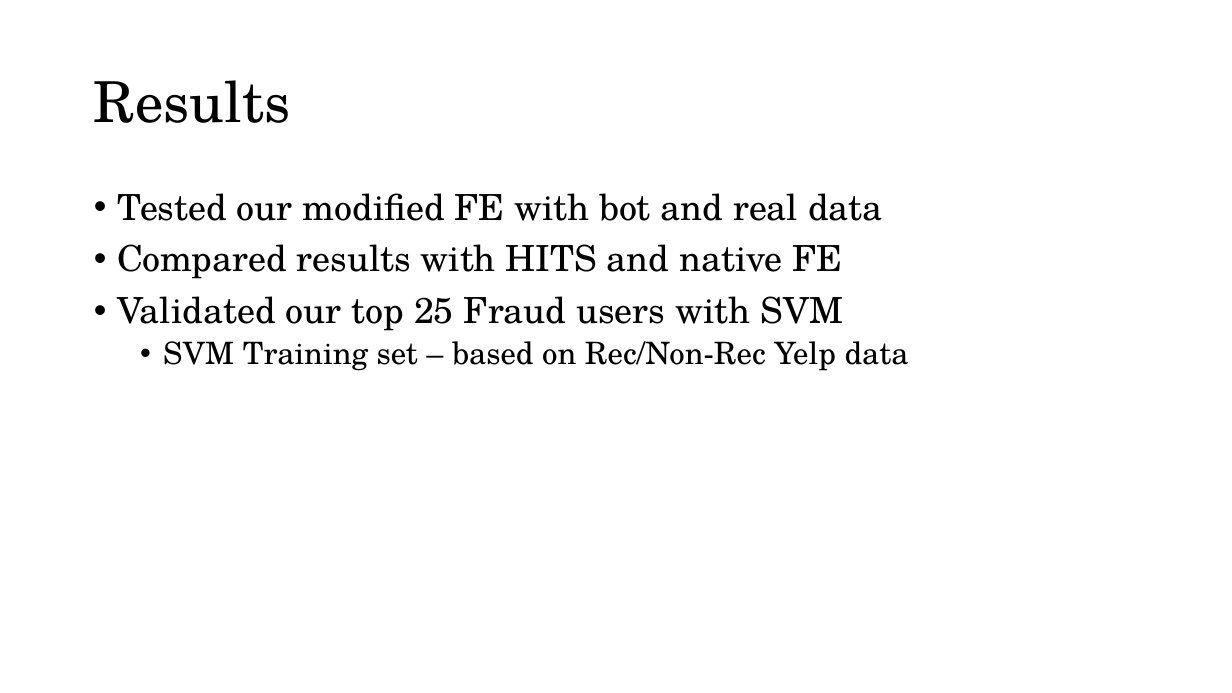
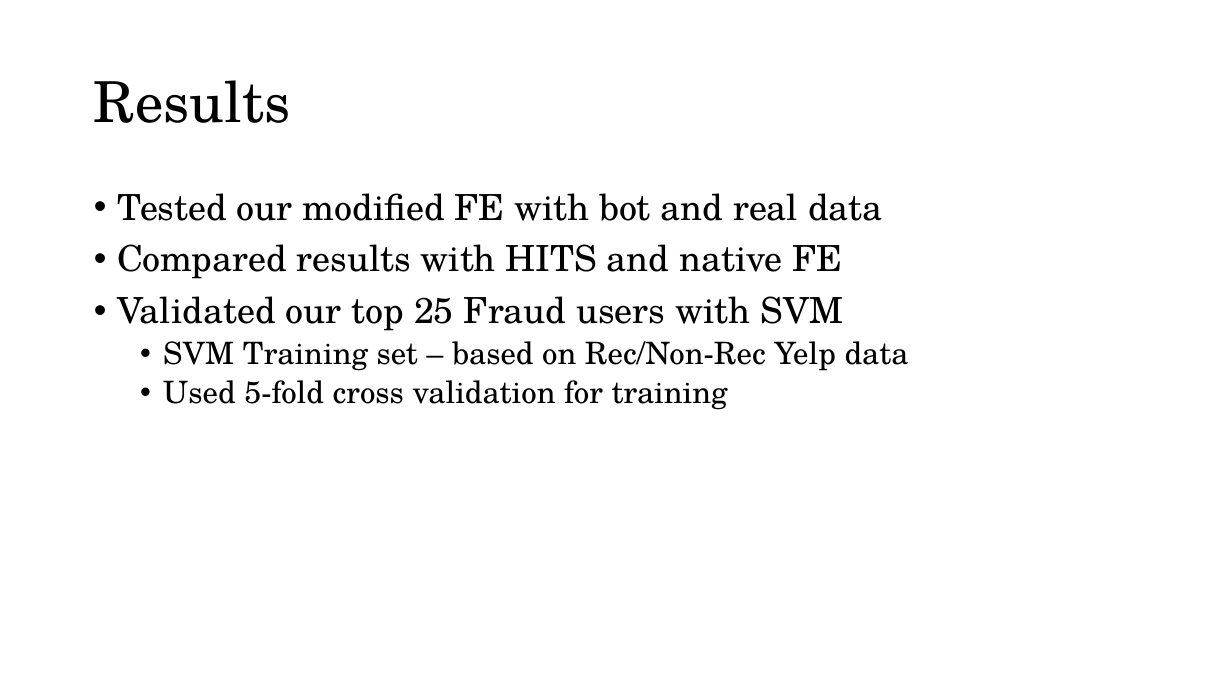
Before and after one commit to rkumar2468/Mining, a slide deck: slide 10 of Documents/Presentation/Course591-Final-Presentation.pptx. Drawn at 1232x693 pixels with LibreOffice and Linux fonts; fonts in the diff are those of the drawing. Boxes give left, top, right and bottom in pixels: in the first picture for what was removed or moved away, otherwise in the second. Text is boxed around its words. In the diff, an @@ line names an element or a change of style, - is before the commit and + after.

Commit message:
Updated Presentation

```diff
--- a/Documents/Presentation/Course591-Final-Presentation.pptx
+++ b/Documents/Presentation/Course591-Final-Presentation.pptx
@@ text at [163,380,728,410]: paragraph added @@
+  • Used 5-fold cross validation for training
```
Also in this commit, not shown: 3 other slides changed.
